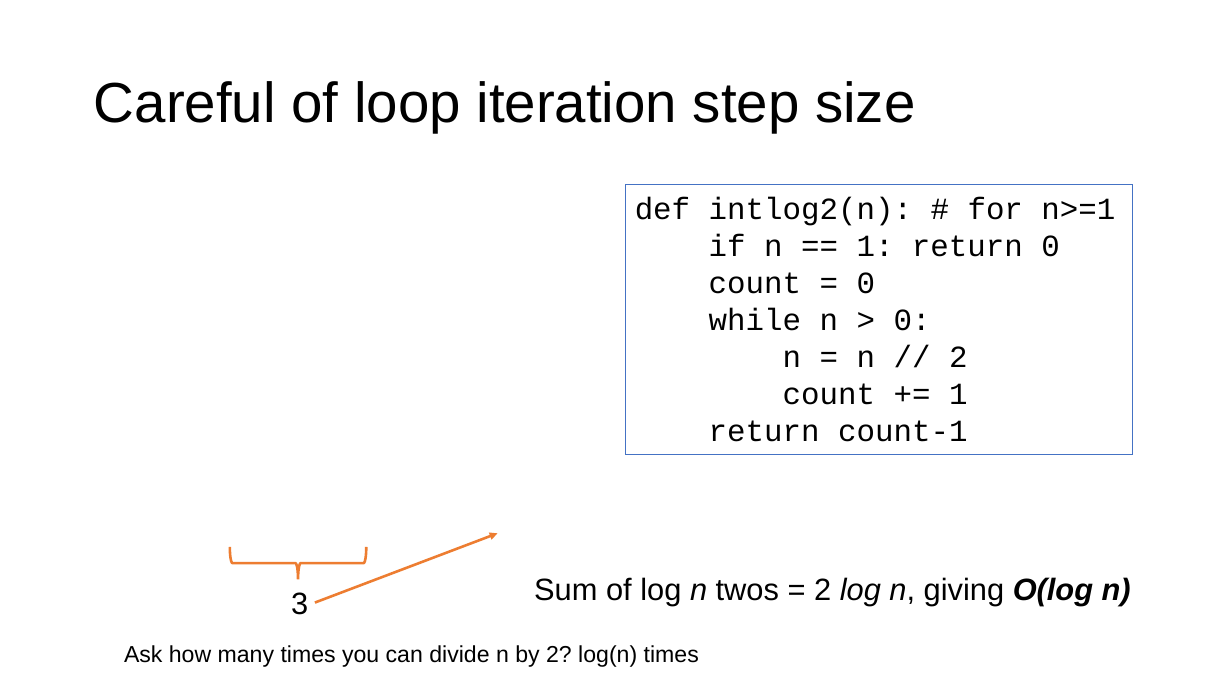
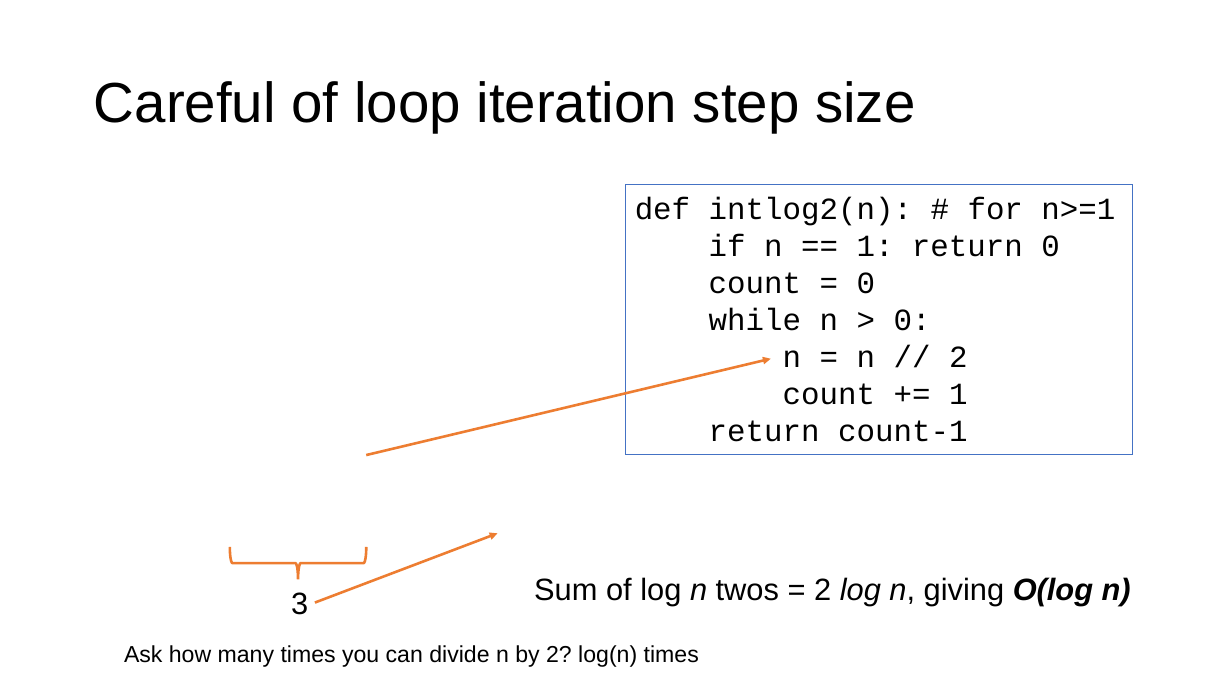
Before and after one commit to parrt/msds689, a slide deck: slide 21 of notes/complexity.pptx. Drawn at 1232x693 pixels with LibreOffice and Linux fonts; fonts in the diff are those of the drawing; grey boxes stand for pictures; background and template pictures are left out. Boxes give left, top, right and bottom in pixels: in the first picture for what was removed or moved away, otherwise in the second. Text is boxed around its words. In the diff, an @@ line names an element or a change of style, - is before the commit and + after.

```diff
--- a/notes/complexity.pptx
+++ b/notes/complexity.pptx
@@ arrow added from (366, 455) to (771, 359), #ED7D31 2 pt @@
```
Also in this commit, not shown: 6 other slides changed, 4 other files.
